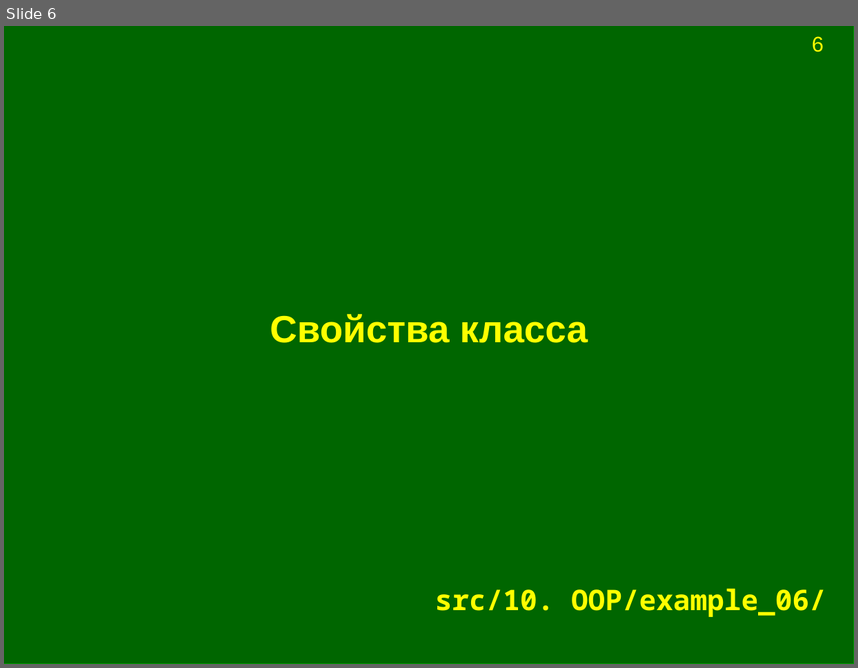
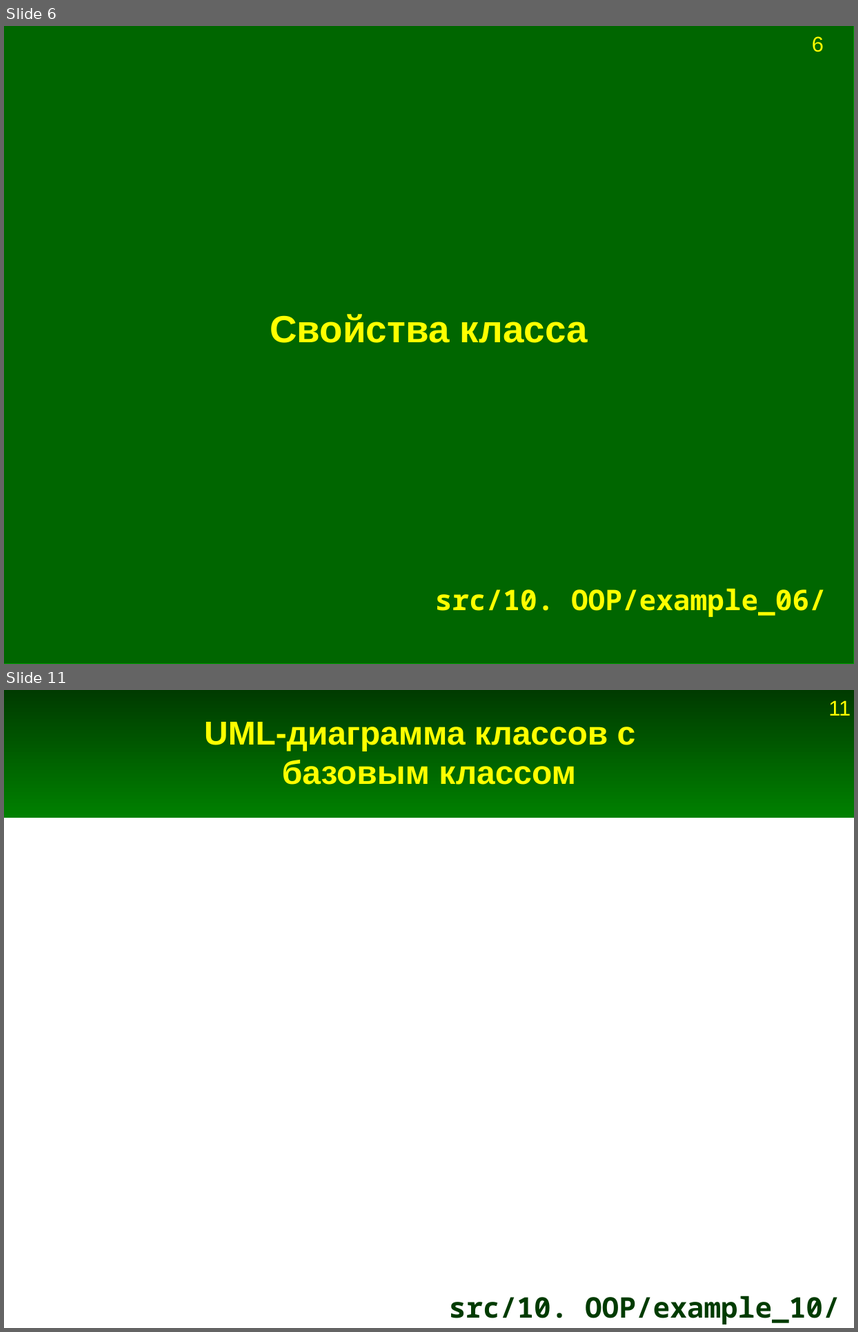
Before and after one commit to Jenyay/modelling, a slide deck: python language/presentations/12. OOP.odp. Shown one above the other, each under a label of ours: slide 6 before the commit, slides 6 and 11 after it; the slides between them are not shown. The pictures are 858x668 and 858x1332 pixels, drawn with LibreOffice and Linux fonts; fonts in the diff are those of the drawing. Boxes give left, top, right and bottom in pixels: in the first picture for what was removed or moved away, otherwise in the second. Text is boxed around its words. In the diff, an @@ line names an element or a change of style, - is before the commit and + after.

```diff
--- a/python language/presentations/12. OOP.odp
+++ b/python language/presentations/12. OOP.odp
@@ slide 11 added at [4,690,854,1328], background #FFFFFF @@
@@ rectangle added at [4,690,854,818], fill gradient #003B00 to #008000 @@
@@ page number added at [829,700,851,716], 18 pt, text #FFFF00 @@
+11
@@ title added at [204,722,636,785], 28 pt, text #FFFF00, bold @@
+UML-диаграмма классов с
+базовым классом
@@ title added at [449,1295,840,1324], 24 pt, text #003B00, bold @@
+src/10. OOP/example_10/
```
Also in this commit, not shown: 7 other slides added, 25 other files.
